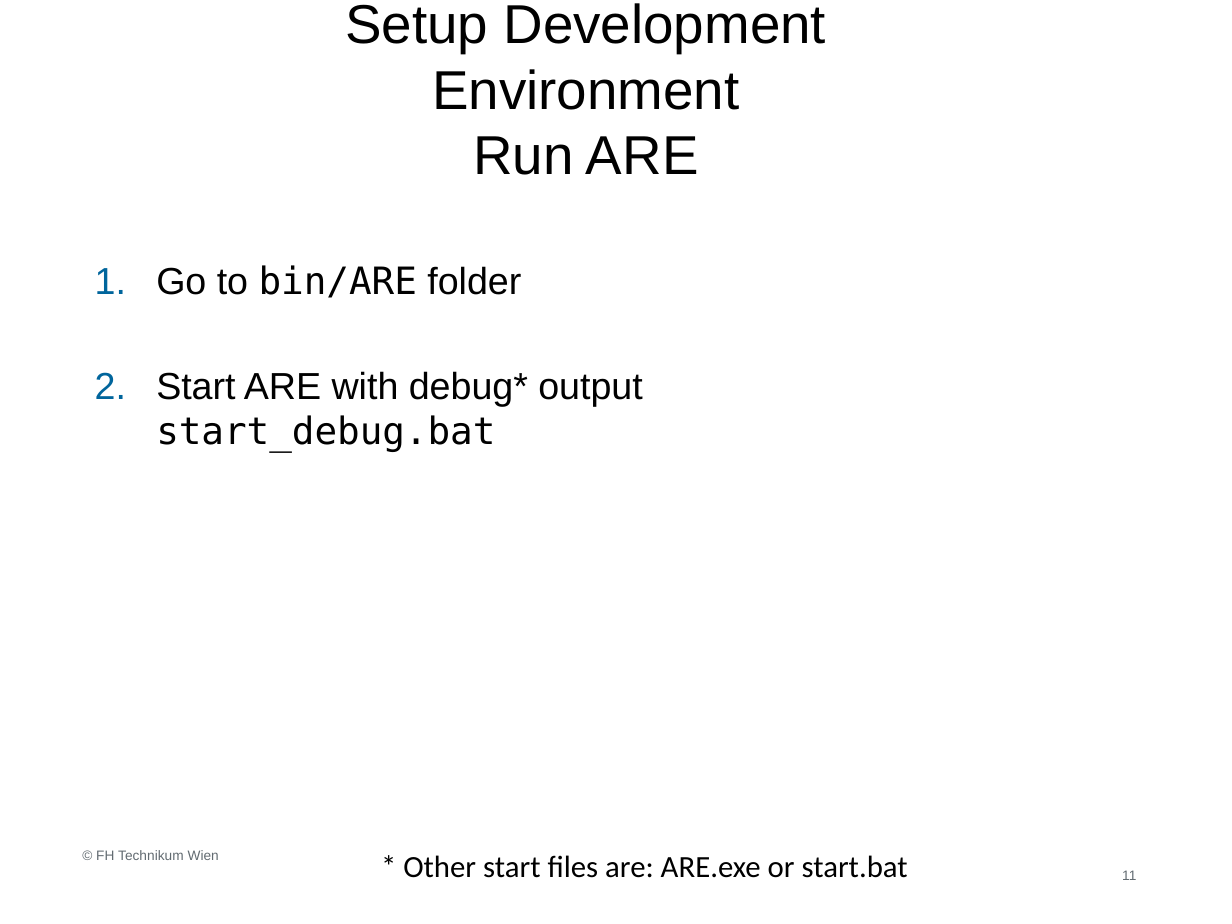
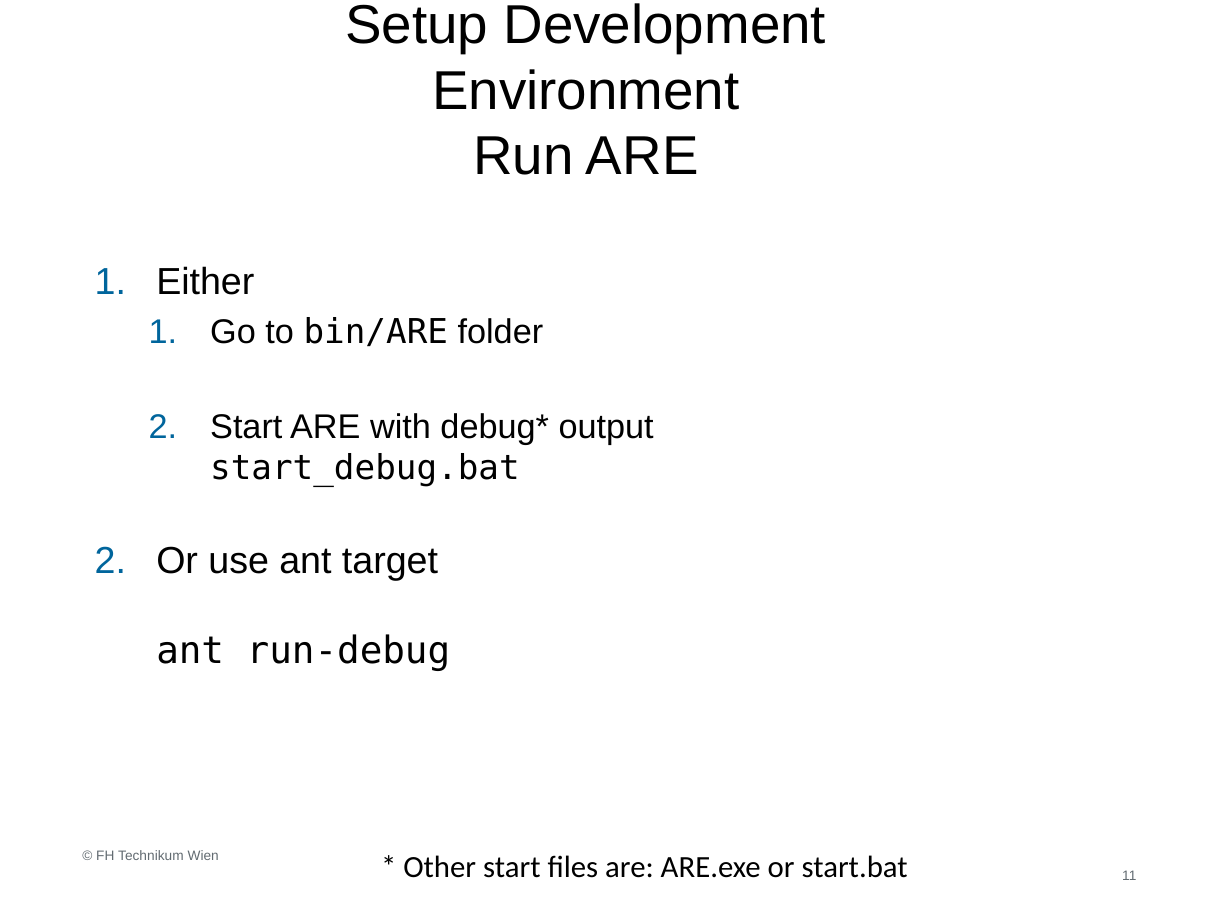
Before and after one commit to asterics/AsTeRICS, a slide deck: slide 11 of Documentation/AsTeRICS Plugin Development.pptx. Drawn at 1232x924 pixels with LibreOffice and Linux fonts; fonts in the diff are those of the drawing; background and template pictures are left out. Boxes give left, top, right and bottom in pixels: in the first picture for what was removed or moved away, otherwise in the second. Text is boxed around its words. In the diff, an @@ line names an element or a change of style, - is before the commit and + after.

Commit message:
updated slides for Plugin development for Asterics 3.0
[x] Use ant run-debugs instead of start_debug.bat to start ARE.
[x] added slide for ResourceRegistry

```diff
--- a/Documentation/AsTeRICS Plugin Development.pptx
+++ b/Documentation/AsTeRICS Plugin Development.pptx
@@ text at (x1=156, y1=266, x2=254, y2=295): paragraph added @@
+1. Either
@@ text at (x1=210, y1=317, x2=654, y2=487): size 22 to 20 pt in "Go to bin/ARE folder", "Start ARE with debug* output start_debug.bat"; list level 1 to 2 in "Go to bin/ARE folder"; list level 1 to 2 in "Start ARE with debug* output ..." @@
@@ text at (x1=156, y1=546, x2=451, y2=671): paragraph added @@
+2. Or use ant target
+   ant run-debug
```
Also in this commit, not shown: 9 other slides changed, 1 slide added, 1 other file.
